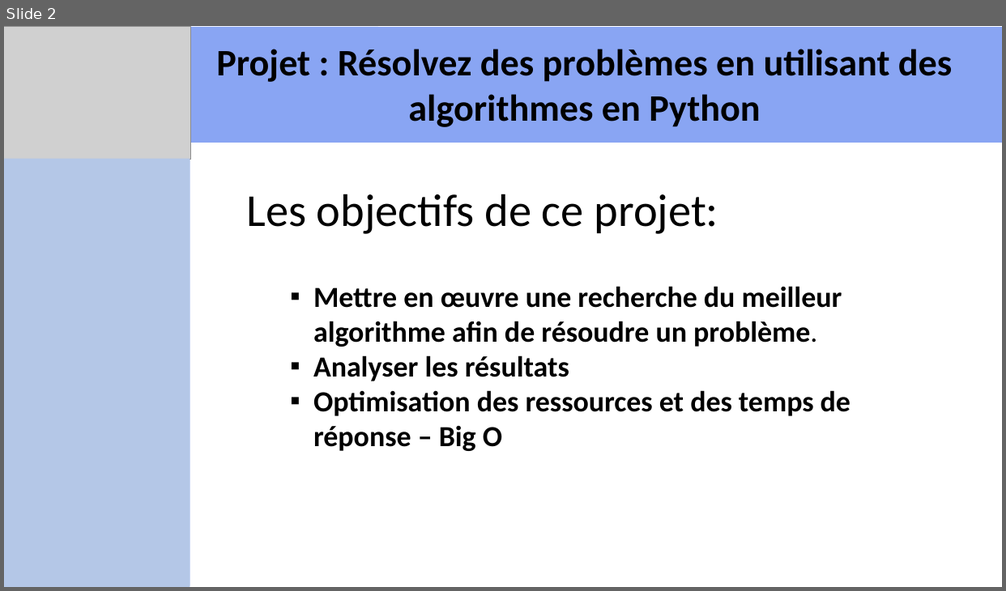
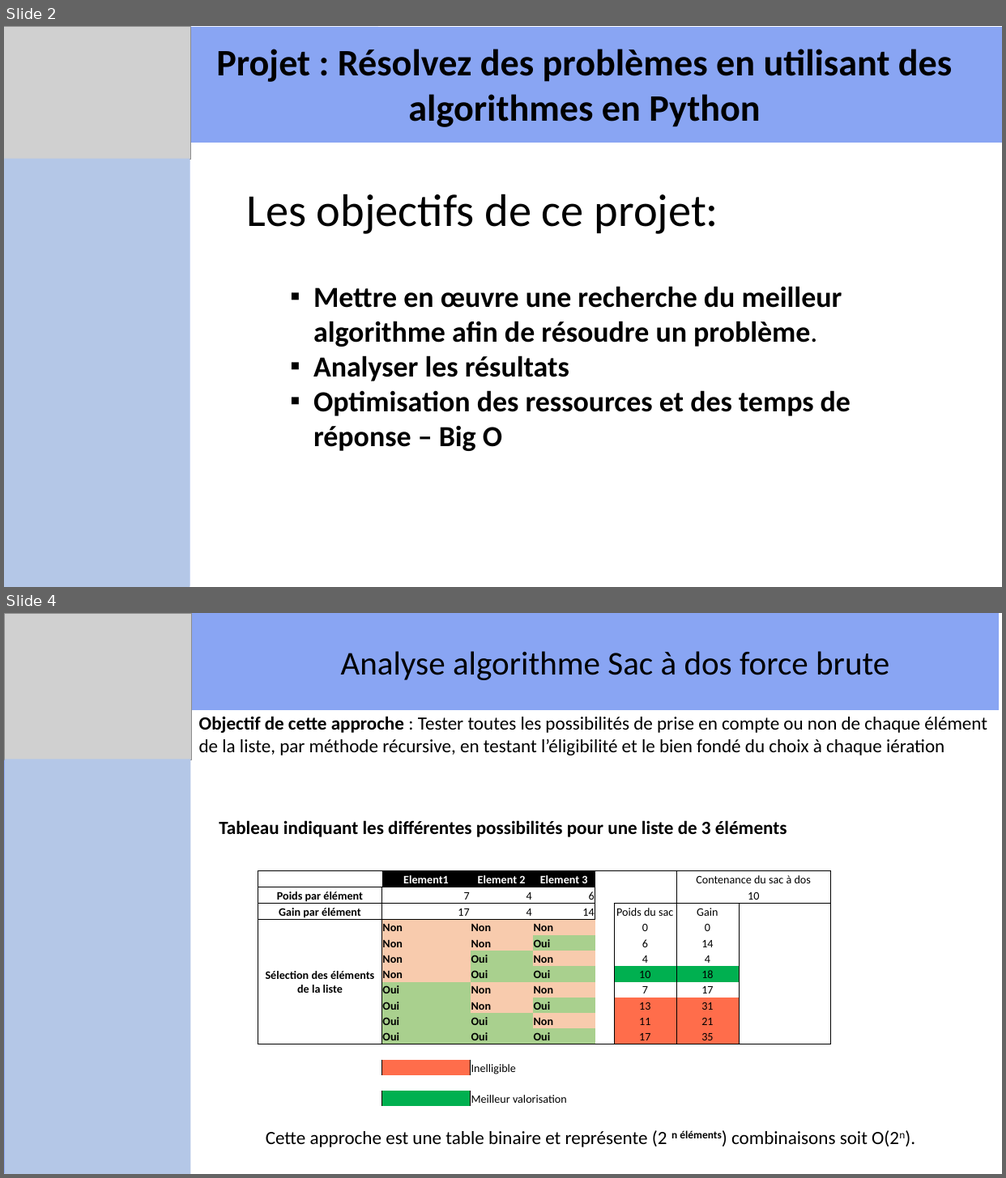
Before and after one commit to Fovea4F/Projet7-OC-Resolvez_des_problemes_en_utilisant_des_algorithmes_en_Python, a slide deck: livrables/Projet7-JustStreamIt.pptx. Shown one above the other, each under a label of ours: slide 2 before the commit, slides 2 and 4 after it; the slides between them are not shown. The pictures are 1006x591 and 1006x1178 pixels, drawn with LibreOffice and Linux fonts; fonts in the diff are those of the drawing; grey boxes stand for pictures. Boxes give left, top, right and bottom in pixels: in the first picture for what was removed or moved away, otherwise in the second. Text is boxed around its words. In the diff, an @@ line names an element or a change of style, - is before the commit and + after.

```diff
--- a/livrables/Projet7-JustStreamIt.pptx
+++ b/livrables/Projet7-JustStreamIt.pptx
@@ slide 4 added at (x1=4, y1=613, x2=1002, y2=1174), background #FFFFFF @@
@@ rectangle added at (x1=4, y1=613, x2=377, y2=710), fill #89A5F3 @@
@@ picture added at (x1=4, y1=613, x2=191, y2=760) @@
@@ rectangle added at (x1=232, y1=613, x2=999, y2=710), fill #89A5F3, 32 pt, text #000000 @@
+Analyse algorithme Sac à dos force brute
@@ text added at (x1=199, y1=716, x2=987, y2=756), 18 pt, text #000000 @@
+Objectif de cette approche : Tester toutes les possibilités de prise en compte ou non de chaque élément de la liste, par méthode récursive, en testant l’éligibilité et le bien fondé du choix à chaque iération
@@ rectangle added at (x1=4, y1=747, x2=189, y2=1174), fill #89A5F3 @@
@@ rectangle added at (x1=5, y1=759, x2=190, y2=1174), fill #B4C7E7 @@
@@ text added at (x1=219, y1=820, x2=787, y2=837), 18 pt, text #000000, bold @@
+Tableau indiquant les différentes possibilités pour une liste de 3 éléments
@@ table added at (x1=258, y1=871, x2=829, y2=1122), 16 rows, 8 columns @@
+ | Element1 | Element 2 | Element 3 |  |  | Contenance du sac à dos | 
+Poids par élément | 7 | 4 | 6 |  |  | 10 | 
+Gain par élément | 17 | 4 | 14 |  | Poids du sac | Gain | 
+Sélection des éléments de la liste | Non | Non | Non |  | 0 | 0 | 
+ | Non | Non | Oui |  | 6 | 14 | 
+ | Non | Oui | Non |  | 4 | 4 | 
+ | Non | Oui | Oui |  | 10 | 18 | 
+ | Oui | Non | Non |  | 7 | 17 | 
+ | Oui | Non | Oui |  | 13 | 31 | 
+ | Oui | Oui | Non |  | 11 | 21 | 
+ | Oui | Oui | Oui |  | 17 | 35 | 
+ |  |  |  |  |  |  | 
+ |  | Inelligible |  |  |  |  | 
+ |  |  |  |  |  |  | 
+ |  | Meilleur valorisation |  |  |  |  | 
+ |  |  |  |  |  |  | 
@@ text added at (x1=266, y1=1131, x2=899, y2=1148), 18 pt, text #000000 @@
+Cette approche est une table binaire et représente (2 n éléments) combinaisons soit O(2n).
```
Also in this commit, not shown: 1 slide changed, 6 other slides added, 5 slides removed, 2 other files.
